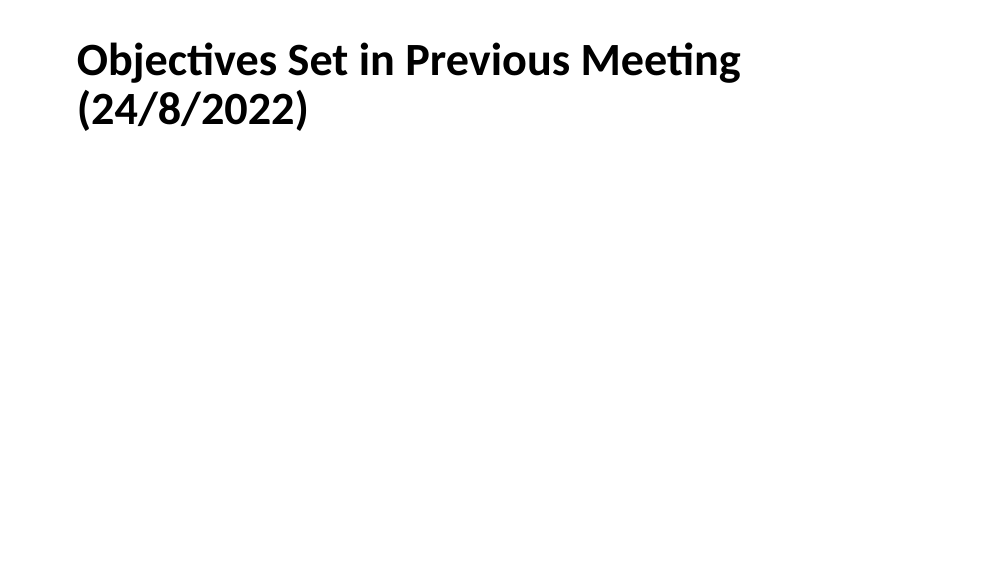
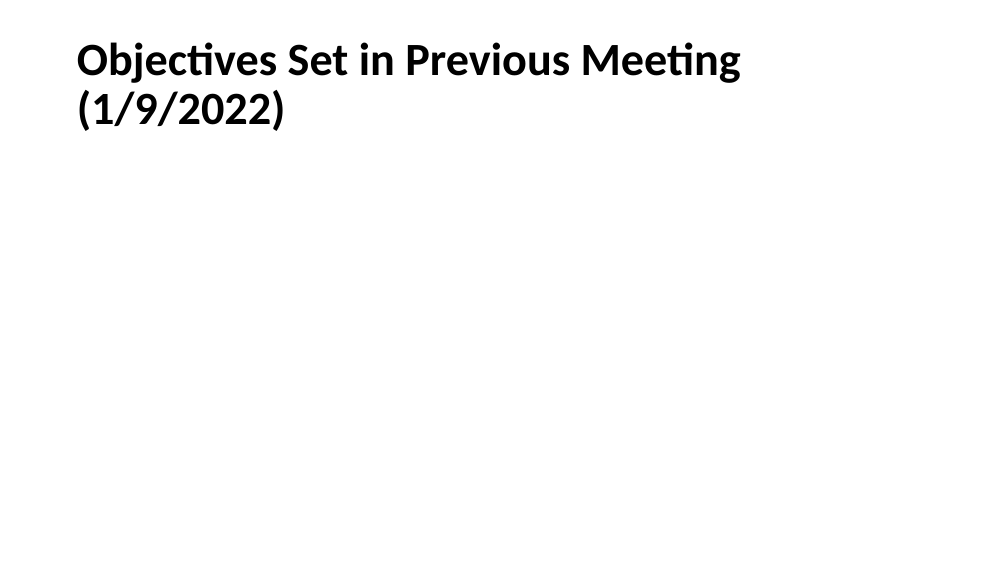
Before and after one commit to spemmaraju5/MSc-Physics-Monash-University, a slide deck: slide 2 of Research_Project/LHCb Starterkit/MSc Research Project Progress 31 Aug 2022.pptx. Drawn at 1008x567 pixels with LibreOffice and Linux fonts; fonts in the diff are those of the drawing; grey boxes stand for pictures. Boxes give left, top, right and bottom in pixels: in the first picture for what was removed or moved away, otherwise in the second. Text is boxed around its words. In the diff, an @@ line names an element or a change of style, - is before the commit and + after.

```diff
--- a/Research_Project/LHCb Starterkit/MSc Research Project Progress 31 Aug 2022.pptx
+++ b/Research_Project/LHCb Starterkit/MSc Research Project Progress 31 Aug 2022.pptx
@@ title at <box>77,42,741,131</box>: text changed @@
-Objectives Set in Previous Meeting (24/8/2022)
+Objectives Set in Previous Meeting (1/9/2022)
```
Also in this commit, not shown: 1 other slide changed, 2 slides added, 1 slide removed, 13 other files.
